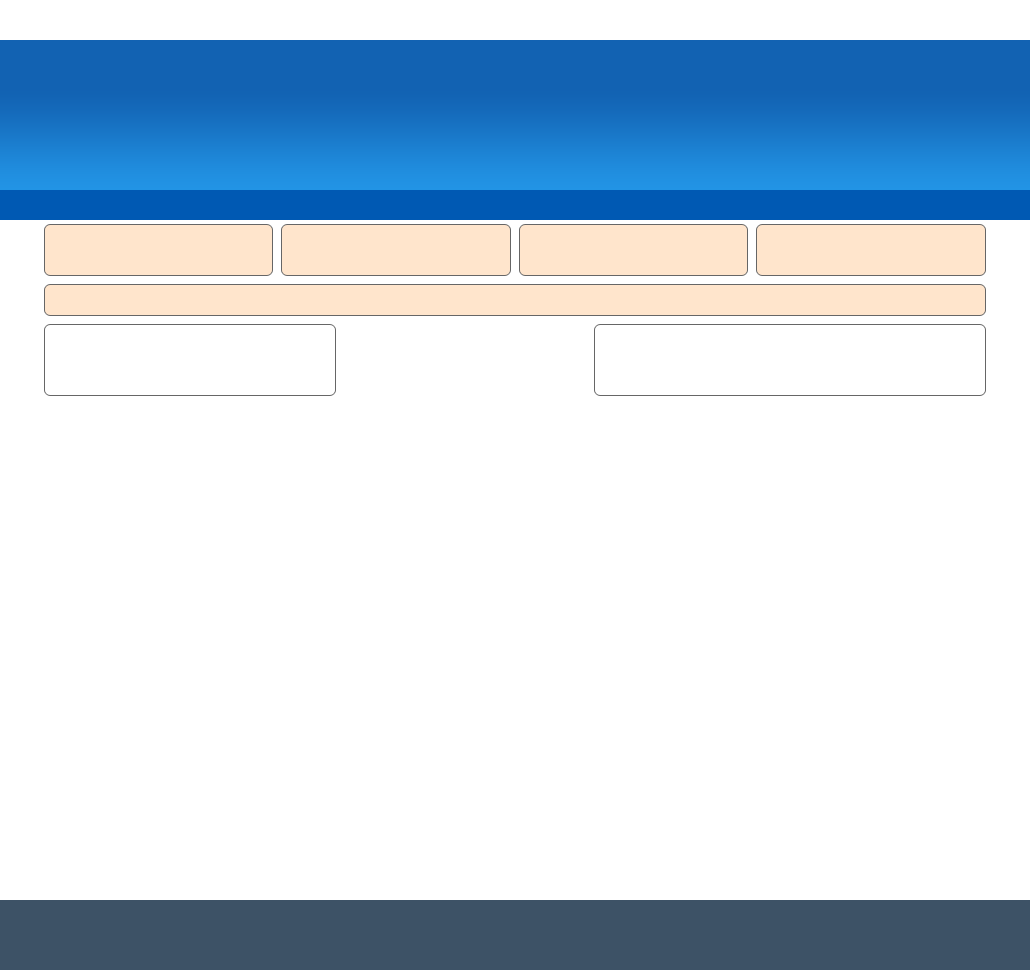
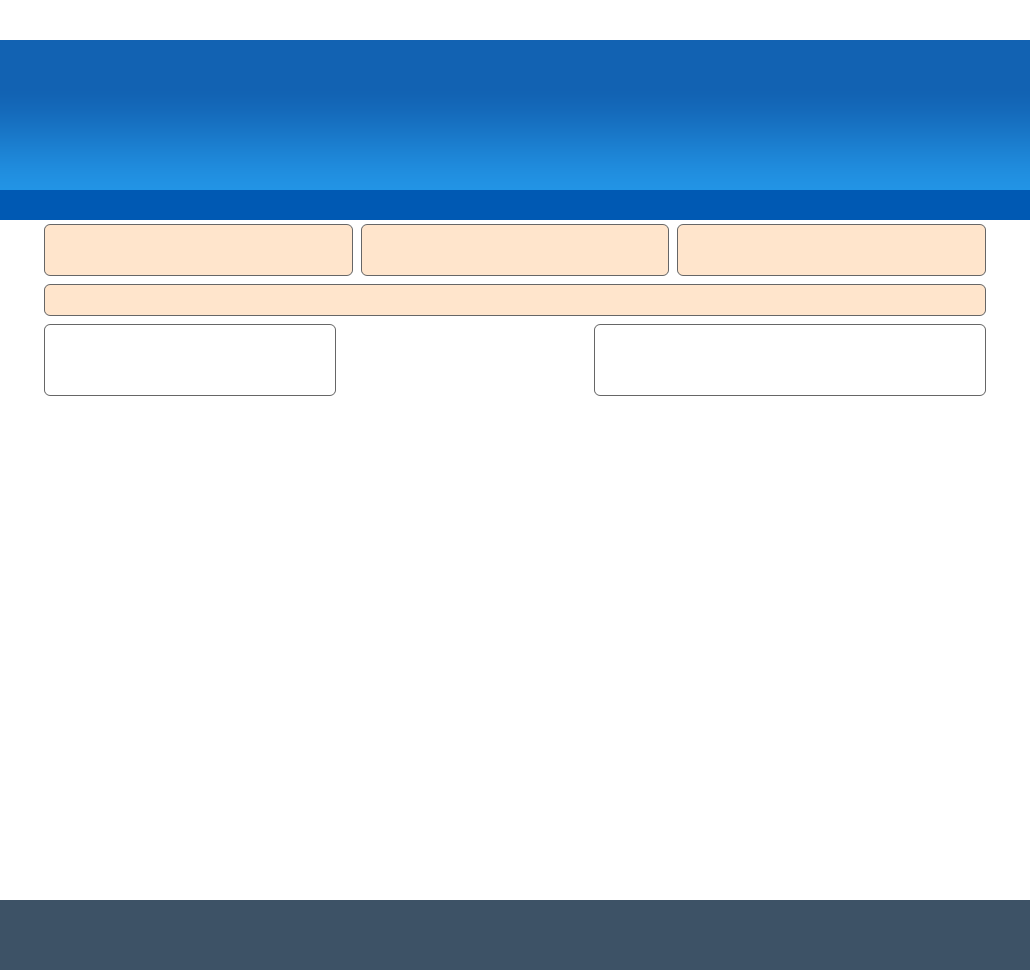
Layers edited between the first and the second w=1030, h=970 image:
painted on "header / footer widgets" over [267, 225, 762, 275]
